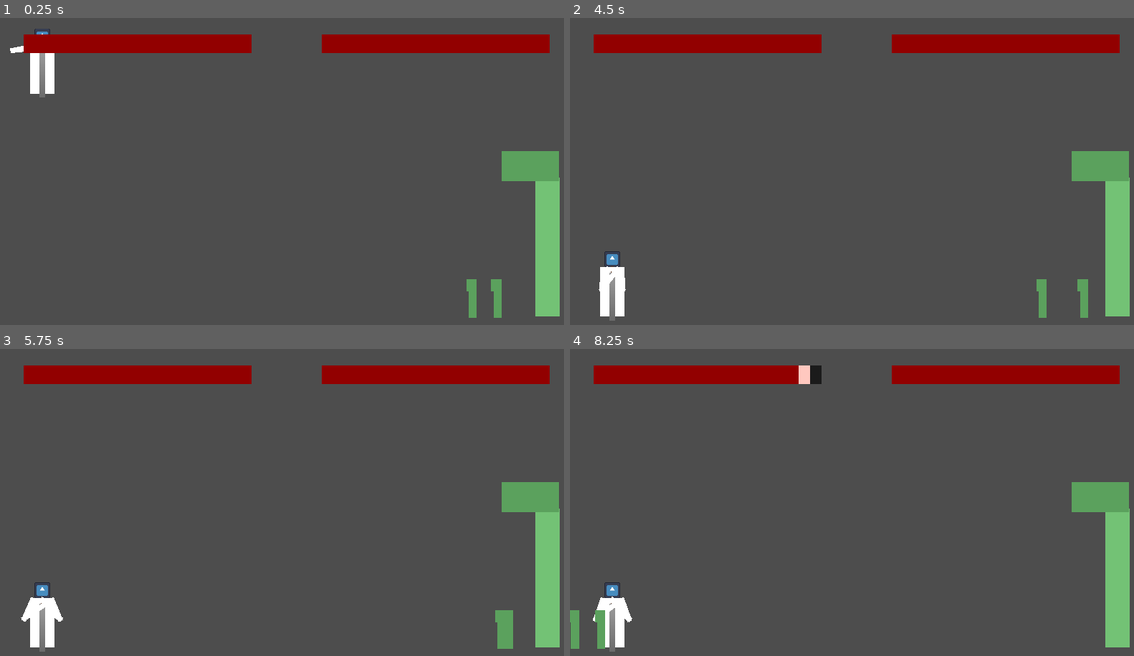
Above: before the commit, frames 1-4 (two rows, left to right).
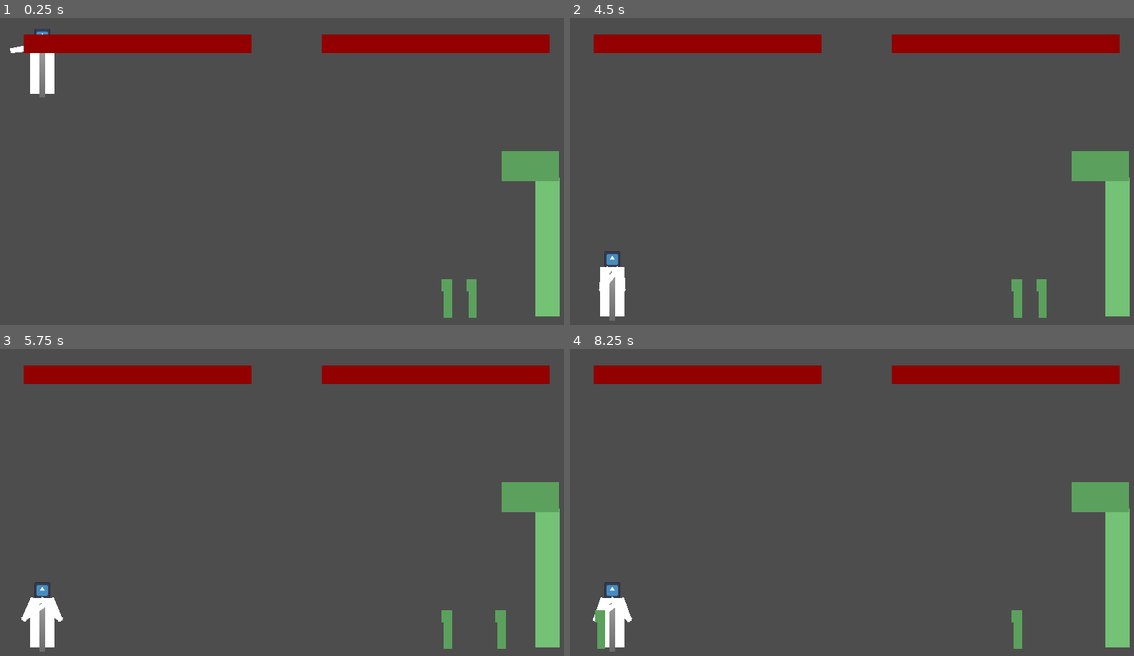
Above: after the commit, the same moments.

Repository: Tchetchouille/Dyspraxia-and-the-Dragon
Game: Godot game, scene res://Actual Project/Scenes/main.tscn
Two runs of this game, one before a commit and one after it. Both use one fixed random seed, a clock stepped at 60 frames per second and the inputs below. The engine's default icon, where the game draws it, is replaced by a stand-in: a white triangle on a blue panel in a dark square.
Inputs:
- Up to frame 1 (0.25 s): no input
- Up to frame 2 (4.5 s): hold Right (ui_right) 0.53-2.03 s; hold Left (ui_left) 2.03-2.78 s; hold Right (ui_right) 2.78-4.28 s; hold Left (ui_left) from 4.28 s (still down)
- Up to frame 3 (5.75 s): release Left (ui_left) at 5.03 s; hold Right (ui_right) from 5.03 s (still down)
- Up to frame 4 (8.25 s): release Right (ui_right) at 5.78 s; hold Left (ui_left) 5.78-7.28 s; hold Right (ui_right) from 7.28 s (still down)

The runs differ from the first frame. In frame 1, 0.4% of the frame differs, in the area x 78-89%, y 85-98%; in frame 2, 0.4%; in frame 3, 0.4%; in frame 4, 0.7%, in the area x 0-81%, y 5-98%.

Commit message:
Fireball reflection now hurt dragon and add gravity
Somehow managed to mess up the claw collisions in the process.

Diff:
--- a/dyspraxia-and-the-dragon/EXP (Experimental Stuff)/EXP Scenes/exp_celestia_character.tscn
+++ b/dyspraxia-and-the-dragon/EXP (Experimental Stuff)/EXP Scenes/exp_celestia_character.tscn
@@ -40,7 +40,7 @@
 
 [node name="ExpCelestia" type="CharacterBody2D"]
 position = Vector2(0, 90)
-collision_mask = 33
+collision_mask = 49
 script = ExtResource("1_55sdg")
 
 [node name="CollisionShape2D" type="CollisionShape2D" parent="."]
@@ -163,7 +163,7 @@
 [node name="Blade" type="CharacterBody2D" parent="Sword"]
 rotation = 1.5708
 collision_layer = 4
-collision_mask = 28
+collision_mask = 12
 script = ExtResource("4_6s2yu")
 
 [node name="Sprite2D2" type="Sprite2D" parent="Sword/Blade"]
@@ -221,7 +221,7 @@
 node_b = NodePath("../../../LeftArm1/UpperLeftArm")
 
 [node name="HitBox" type="Area2D" parent="."]
-collision_mask = 24
+collision_mask = 8
 
 [node name="CollisionShape2D" type="CollisionShape2D" parent="HitBox"]
 shape = SubResource("RectangleShape2D_jrwe5")
--- a/dyspraxia-and-the-dragon/EXP (Experimental Stuff)/EXP Scenes/exp_dragon.tscn
+++ b/dyspraxia-and-the-dragon/EXP (Experimental Stuff)/EXP Scenes/exp_dragon.tscn
@@ -28,7 +28,7 @@
 
 [node name="ExpDragon" type="CharacterBody2D"]
 collision_layer = 16
-collision_mask = 13
+collision_mask = 5
 script = ExtResource("1_x5usq")
 
 [node name="Sprite2D" type="Sprite2D" parent="."]
--- a/dyspraxia-and-the-dragon/EXP (Experimental Stuff)/EXP Scenes/exp_fireball.tscn
+++ b/dyspraxia-and-the-dragon/EXP (Experimental Stuff)/EXP Scenes/exp_fireball.tscn
@@ -15,18 +15,17 @@
 collision_layer = 8
 collision_mask = 4
 gravity_scale = 0.2
+contact_monitor = true
+max_contacts_reported = 1
 script = ExtResource("1_8cwt8")
 
 [node name="Sprite2D" type="Sprite2D" parent="."]
 texture = SubResource("GradientTexture2D_k4og2")
-
-[node name="TimerBeforeDragonThreat" type="Timer" parent="."]
-wait_time = 0.2
 
 [node name="VisibleOnScreenNotifier2D" type="VisibleOnScreenNotifier2D" parent="."]
 
 [node name="CollisionShape2D" type="CollisionShape2D" parent="."]
 shape = SubResource("CircleShape2D_me5nh")
 
-[connection signal="timeout" from="TimerBeforeDragonThreat" to="." method="_on_timer_before_dragon_threat_timeout"]
+[connection signal="body_entered" from="." to="." method="_on_body_entered"]
 [connection signal="screen_exited" from="VisibleOnScreenNotifier2D" to="." method="_on_visible_on_screen_notifier_2d_screen_exited"]
--- a/dyspraxia-and-the-dragon/EXP (Experimental Stuff)/EXP Scenes/exp_left_claw.tscn
+++ b/dyspraxia-and-the-dragon/EXP (Experimental Stuff)/EXP Scenes/exp_left_claw.tscn
@@ -21,7 +21,7 @@
 size = Vector2(42, 50)
 
 [node name="ExpLeftClaw" type="AnimatableBody2D"]
-collision_layer = 16
+collision_layer = 256
 script = ExtResource("1_no4qw")
 
 [node name="Sprite2D2" type="Sprite2D" parent="."]
--- a/dyspraxia-and-the-dragon/EXP (Experimental Stuff)/EXP Scenes/exp_right_claw.tscn
+++ b/dyspraxia-and-the-dragon/EXP (Experimental Stuff)/EXP Scenes/exp_right_claw.tscn
@@ -21,7 +21,7 @@
 size = Vector2(42, 50)
 
 [node name="ExpRightClaw" type="AnimatableBody2D"]
-collision_layer = 16
+collision_layer = 256
 script = ExtResource("1_n5l6u")
 
 [node name="Sprite2D2" type="Sprite2D" parent="."]
--- a/dyspraxia-and-the-dragon/EXP (Experimental Stuff)/EXP Scenes/experimental_main.tscn
+++ b/dyspraxia-and-the-dragon/EXP (Experimental Stuff)/EXP Scenes/experimental_main.tscn
@@ -32,8 +32,8 @@
 
 [node name="GameManager" parent="." instance=ExtResource("5_5jx3x")]
 
-[node name="ExpLeftClaws" parent="." instance=ExtResource("4_shbmw")]
-position = Vector2(2000, 1200)
+[node name="ExpLeftClaw" parent="." instance=ExtResource("4_shbmw")]
+position = Vector2(1800, 1200)
 
 [node name="ExpRightClaw" parent="." instance=ExtResource("6_lw3kf")]
 position = Vector2(1900, 1200)
@@ -45,7 +45,6 @@
 grow_horizontal = 1
 grow_vertical = 1
 
-[connection signal="left_claw_attack" from="GameManager" to="ExpLeftClaws" method="_on_game_manager_left_claw_attack"]
 [connection signal="right_claw_attack" from="GameManager" to="ExpRightClaw" method="_on_game_manager_right_claw_attack"]
-[connection signal="available" from="ExpLeftClaws" to="GameManager" method="_on_exp_left_claws_available"]
+[connection signal="available" from="ExpLeftClaw" to="GameManager" method="_on_exp_left_claw_available"]
 [connection signal="available" from="ExpRightClaw" to="GameManager" method="_on_exp_right_claw_available"]
--- a/dyspraxia-and-the-dragon/EXP (Experimental Stuff)/EXP Scripts/exp_c_blade.gd
+++ b/dyspraxia-and-the-dragon/EXP (Experimental Stuff)/EXP Scripts/exp_c_blade.gd
@@ -9,6 +9,5 @@
 	var right_stick_input = Input.get_vector("sword_left", "sword_right", "sword_up", "sword_down") * 2000
 	var tween = create_tween()
 	tween.tween_property(self, "position", left_stick_input, 0.2)
-	# look_at(global_position + right_stick_input)
 	var new_transform = transform.looking_at(right_stick_input)
 	transform = transform.interpolate_with(new_transform, swing_speed * delta)
--- a/dyspraxia-and-the-dragon/EXP (Experimental Stuff)/EXP Scripts/exp_c_body.gd
+++ b/dyspraxia-and-the-dragon/EXP (Experimental Stuff)/EXP Scripts/exp_c_body.gd
@@ -32,6 +32,8 @@
 	move_and_slide()
 
 
-func _on_hit_box_body_entered(_body: Node2D) -> void:
+func _on_hit_box_body_entered(body: Node2D) -> void:
 	health -= 5
 	health_bar.set_health(health)
+	if body.name != "ExpRightClaw" and body.name != "ExpLeftClaw" and body.name != "Dragon":
+		body.queue_free()
--- a/dyspraxia-and-the-dragon/EXP (Experimental Stuff)/EXP Scripts/exp_dragon.gd
+++ b/dyspraxia-and-the-dragon/EXP (Experimental Stuff)/EXP Scripts/exp_dragon.gd
@@ -14,3 +14,4 @@
 func _on_hit_box_body_entered(body: Node2D) -> void:
 	health -= 5
 	health_bar.set_health(health)
+	body.queue_free()
--- a/dyspraxia-and-the-dragon/EXP (Experimental Stuff)/EXP Scripts/exp_fireball.gd
+++ b/dyspraxia-and-the-dragon/EXP (Experimental Stuff)/EXP Scripts/exp_fireball.gd
@@ -1,9 +1,12 @@
 extends RigidBody2D
 
 @onready var player = $"../ExpCelestiaCharacter"
-@onready var dragon = $"../ExpDragon/Head"
-@onready var timer  = $TimerBeforeDragonThreat
+@onready var dragon = $"../ExpDragon"
+@onready var dragon_head = $"../ExpDragon/Head"
 @export var fireball_impulse = 1600
+var is_reflected = false
+var gravity = 1000
+
 # Used to store the gravity scale
 # So the fireball can start with no gravity and aim for the player more precisely
 var original_gravity_scale
@@ -11,17 +14,17 @@
 func _ready() -> void:
 	original_gravity_scale = gravity_scale
 	gravity_scale = 0
-	timer.start()
-	var spawn_point = dragon.global_position + Vector2(-50, 0)
+	var spawn_point = dragon_head.global_position + Vector2(-50, 0)
 	position = spawn_point
 	var target = (player.global_position - global_position).normalized()
 	apply_impulse(target * fireball_impulse, global_position)
 
+func _physics_process(_delta: float) -> void:
+	if is_reflected:
+		apply_force(Vector2.DOWN * gravity, Vector2(0, 0))
 
 
-func _on_timer_before_dragon_threat_timeout() -> void:
-	set_collision_layer_value(8, true)
-
-
-func _on_visible_on_screen_notifier_2d_screen_exited() -> void:
-	queue_free()
+func _on_body_entered(body: Node) -> void:
+	if is_reflected == false:
+		is_reflected = true
+		set_collision_layer_value(8, true)
--- a/dyspraxia-and-the-dragon/EXP (Experimental Stuff)/EXP Scripts/game_manager.gd
+++ b/dyspraxia-and-the-dragon/EXP (Experimental Stuff)/EXP Scripts/game_manager.gd
@@ -48,7 +48,7 @@
 
 
 # When the claw has finished attacking, it sends a signal
-func _on_exp_left_claws_available() -> void:
+func _on_exp_left_claw_available() -> void:
 	# We check that the claw attack signal is not avaiable, as to avoid multiples in the array
 	if available_claws.has(left_claw_attack) == false:
 		# We add the signal to the list of available claw attacks
--- a/dyspraxia-and-the-dragon/project.godot
+++ b/dyspraxia-and-the-dragon/project.godot
@@ -91,6 +91,7 @@
 2d_physics/layer_6="Floor"
 2d_physics/layer_7="Hitbox"
 2d_physics/layer_8="Fireballs Dragon"
+2d_physics/layer_9="Claws"
 
 [physics]
 
